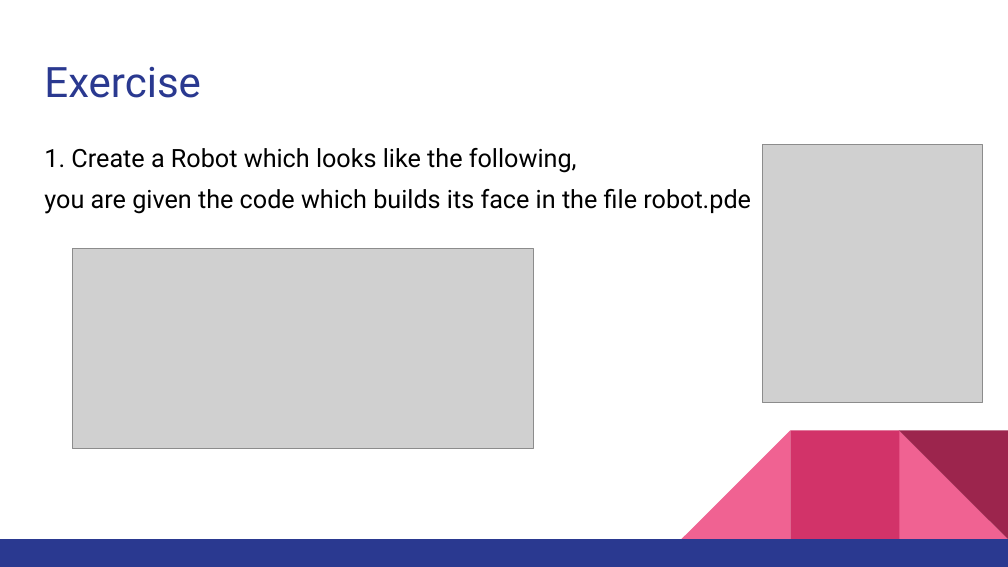
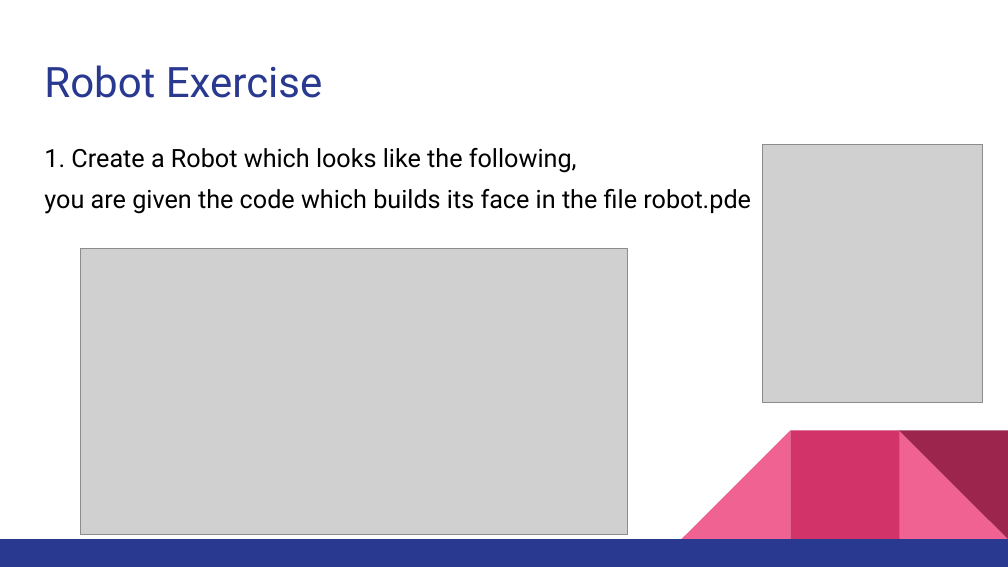
Before and after one commit to CodeChix-OpenSource/CodeChix-Technical-Curriculums, a slide deck: slide 13 of VMware-CodeHouse/PixieGo/Slides/Instructor_Curriculum.pptx (slide 12 before the commit). Drawn at 1008x567 pixels with LibreOffice and Linux fonts; fonts in the diff are those of the drawing; grey boxes stand for pictures. Boxes give left, top, right and bottom in pixels: in the first picture for what was removed or moved away, otherwise in the second. Text is boxed around its words. In the diff, an @@ line names an element or a change of style, - is before the commit and + after.

```diff
--- a/VMware-CodeHouse/PixieGo/Slides/Instructor_Curriculum.pptx
+++ b/VMware-CodeHouse/PixieGo/Slides/Instructor_Curriculum.pptx
@@ title at bbox=[44, 65, 322, 98]: text changed @@
-Exercise
+Robot Exercise
@@ picture: place and size @@
-picture at bbox=[73, 249, 534, 449]
+picture at bbox=[81, 249, 629, 535]
```
Also in this commit, not shown: 26 other slides changed, 13 slides added, 10 slides removed, 18 other files.
